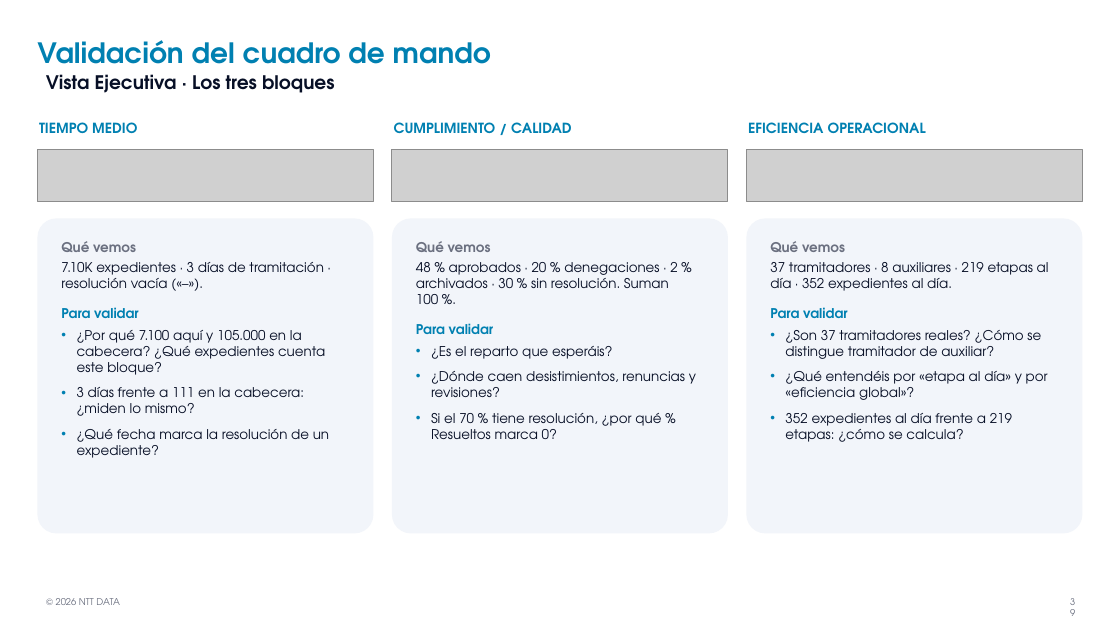
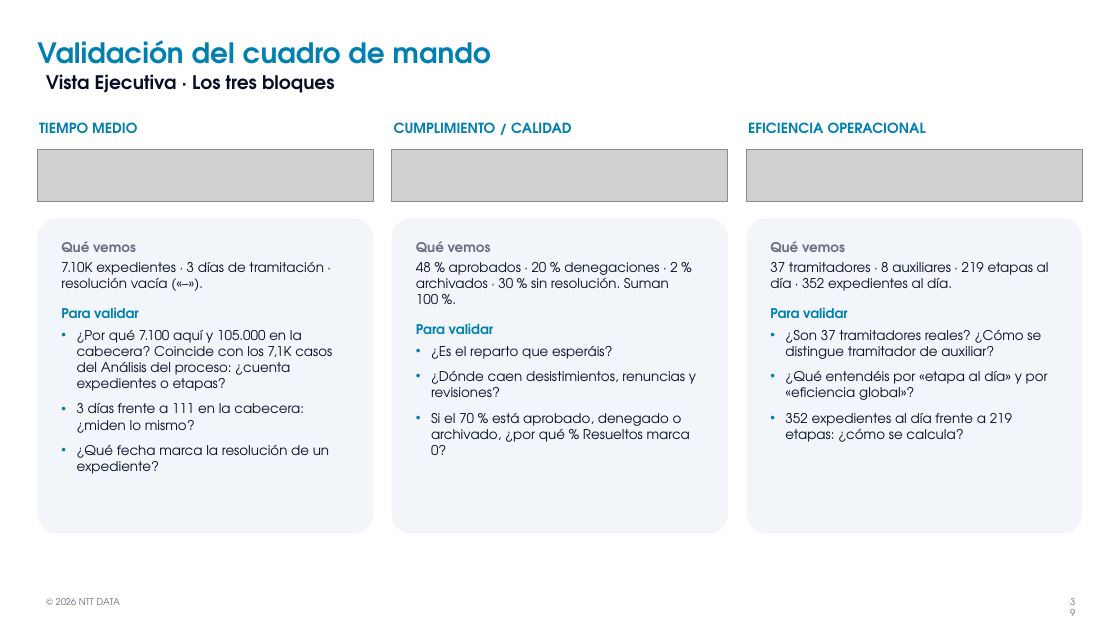
Before and after one commit to AnthonyXerri/Pruebas, a slide deck: slide 39 of mockups/Formacion_Celonis_PnC.pptx. Drawn at 1120x630 pixels with LibreOffice and Linux fonts; fonts in the diff are those of the drawing; grey boxes stand for pictures; background and template pictures are left out. Boxes give left, top, right and bottom in pixels: in the first picture for what was removed or moved away, otherwise in the second. Text is boxed around its words. In the diff, an @@ line names an element or a change of style, - is before the commit and + after.

```diff
--- a/mockups/Formacion_Celonis_PnC.pptx
+++ b/mockups/Formacion_Celonis_PnC.pptx
@@ text in rounded rectangle at [77,330,332,391]: text changed @@
-• ¿Por qué 7.100 aquí y 105.000 en la cabecera? ¿Qué expedientes cuenta este bloque?
+• ¿Por qué 7.100 aquí y 105.000 en la cabecera? Coincide con los 7,1K casos del Análisis del proceso: ¿cuenta expedientes o etapas?
@@ text in rounded rectangle at [431,413,690,455]: text changed @@
-• Si el 70 % tiene resolución, ¿por qué % Resueltos marca 0?
+• Si el 70 % está aprobado, denegado o archivado, ¿por qué % Resueltos marca 0?
```
Also in this commit, not shown: 22 other slides changed.
